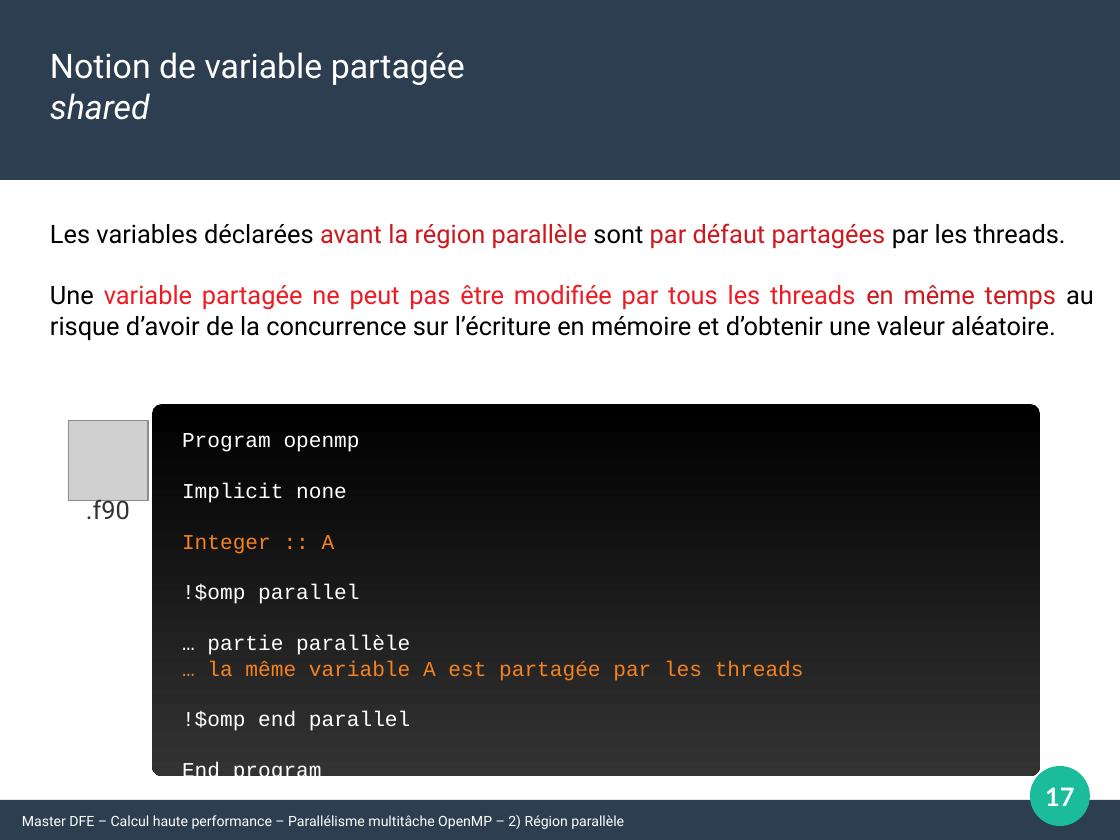
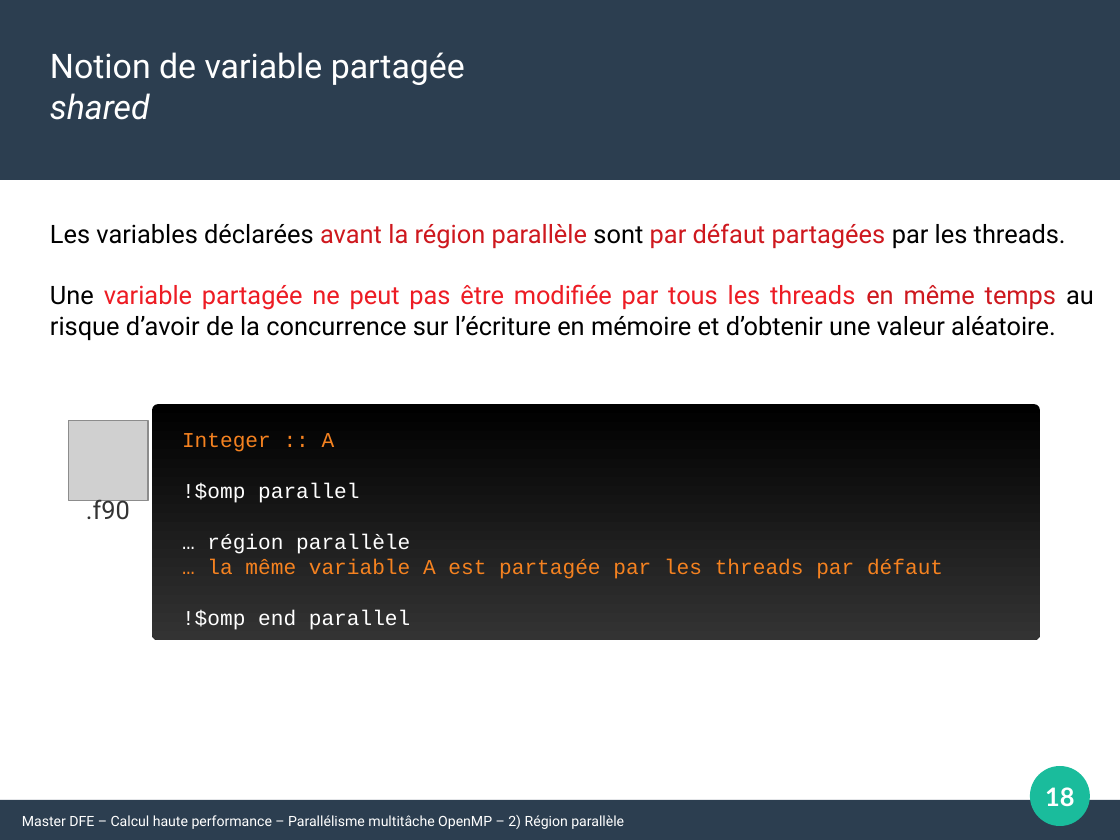
Before and after one commit to Maison-de-la-Simulation/HPC-DFE-Paris-Saclay, a slide deck: slide 18 of support/OpenMP.odp (slide 17 before the commit). Drawn at 1120x840 pixels with LibreOffice and Linux fonts; fonts in the diff are those of the drawing; grey boxes stand for pictures. Boxes give left, top, right and bottom in pixels: in the first picture for what was removed or moved away, otherwise in the second. Text is boxed around its words. In the diff, an @@ line names an element or a change of style, - is before the commit and + after.

```diff
--- a/support/OpenMP.odp
+++ b/support/OpenMP.odp
@@ rounded rectangle: place and size @@
-rounded rectangle at (152, 405, 1041, 776)
+rounded rectangle at (152, 405, 1041, 640)
@@ text at (182, 433, 360, 503): paragraphs removed @@
-Program openmp
-Implicit none
@@ text at (207, 534, 943, 579): text changed @@
-… partie parallèle
-… la même variable A est partagée par les threads
+… région parallèle
+… la même variable A est partagée par les threads par défaut
@@ text at (182, 762, 322, 784): paragraph removed @@
-End program
@@ page number at (1045, 787, 1074, 806): text changed @@
-17
+18
```
Also in this commit, not shown: 19 other slides changed, 22 slides added, 7 other files.
